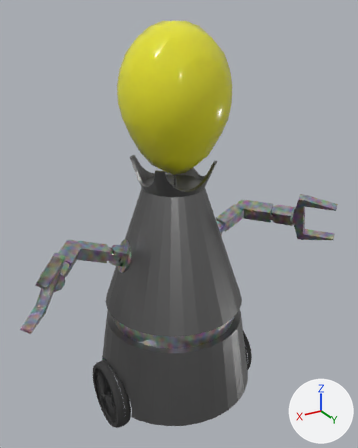
The Blender file Blender/BlenderProjekt11.blend as it was, and as the next commit left it.
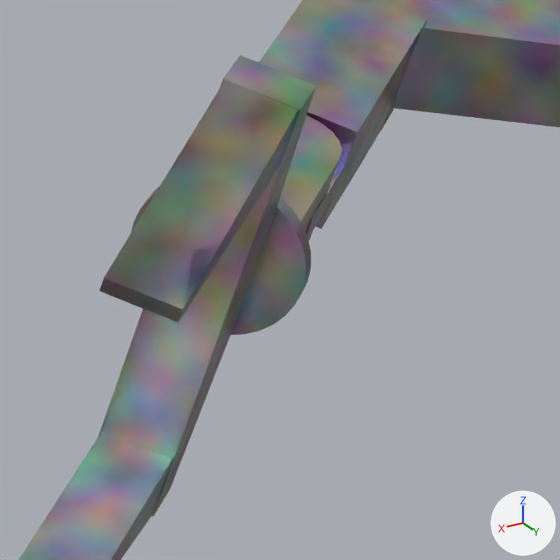
Each version appears first whole from a 50 mm camera at (14.0, 23.98, 24.94) aimed at (-0.44, -0.08, 12.91), and next in a close-up on the part from 6% to 28% of the width and 55% to 72% of the height. The lights are fixed; the arrows at lower right show +X, +Y and +Z.

Script lines for the objects in view, before the commit:
```python
me_fläche_020 = bpy.data.meshes.new('Fläche.020')
me_fläche_020.from_pydata(...)  # 5052 vertices, 4732 faces; spans x -2.4..57.7, y -21.6..47.2, z -45.5..7.5
# faces by material slot: [1280, 3200, 252]
me_fläche_020.materials.append(mat_baucharme)
me_fläche_020.materials.append(mat_reifen)  # black #393939
me_fläche_020.materials.append(mat_roboter1)  # grey #868686
ob_fläche_020 = bpy.data.objects.new('Fläche.020', me_fläche_020)
ob_fläche_020.location = (-8.11, 2.67, 13.84)
ob_fläche_020.rotation_euler = (-1.572, 0.395, 0.63)  # degrees (-90, 23, 36)
ob_fläche_020.scale = (0.264, 0.264, 0.264)
```
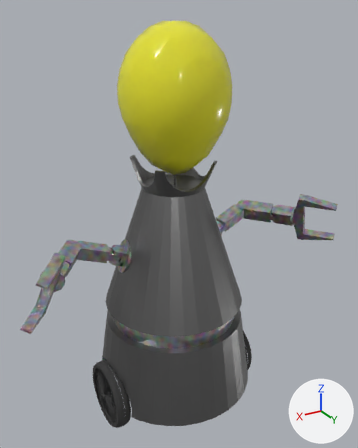
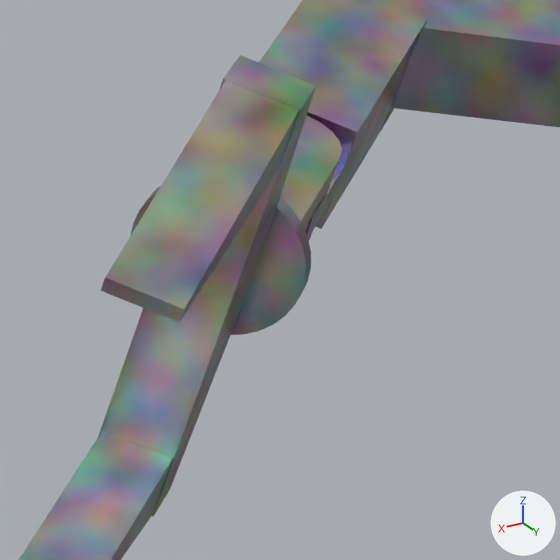
Pixel boxes [x1, y1, x2, y2] of what changed, in the close-ups (560 x 560 px):
part 1 of me_fläche_020, deleted
    before: [99, 81, 298, 322]

The edits, one by one:
me_fläche_020 has 5052 vertices, 4732 faces and spans x -2.4..57.7, y -21.6..47.2, z -45.5..7.5.
me_fläche_020 is used by ob_fläche_020; location (-8.11, 2.67, 13.84); rotation (-1.572, 0.395, 0.63), in degrees (-90, 23, 36); scale (0.264, 0.264, 0.264).
me_fläche_020 part 1: the loose piece of 8 vertices spanning x 45.3..53.1, y -21.6..-17.6, z -37.4..-33.2 is deleted.
